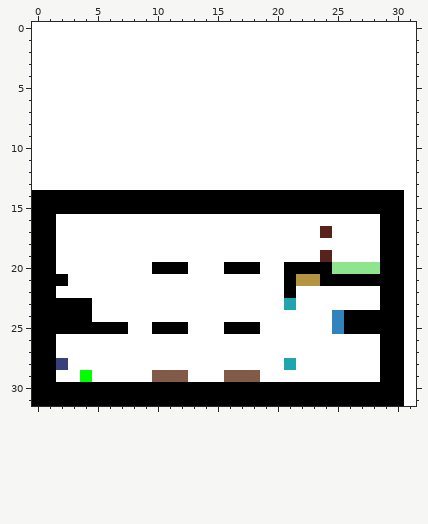
Pixel-art sprite, stored at Assets/Assets/LevelsImage/world_test_10.png. The picture above was drawn from the file before the commit.
The file is 32x32 pixels.
And afterwards:
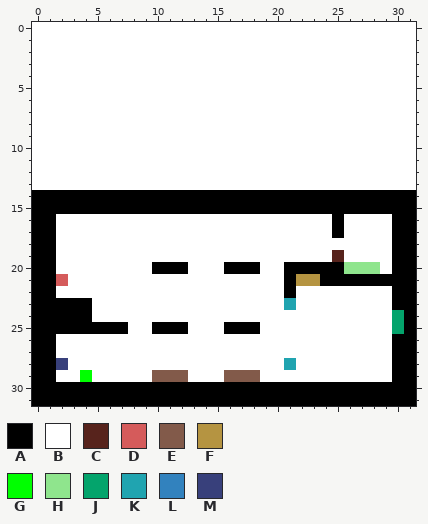
Palette (. is transparent): A #000000  B #ffffff  C #57231c  D #d55b5b  E #825a4a  F #b59441  G #00ff00  H #8fe58d  J #04a46c  K #20a4b0  L #3282be  M #38407b
The exact change:
y 14..15: x 31 B -> A
y 16: x 25 B -> A; x 29 A -> B; x 31 B -> A
y 17: x 24..25 CB -> BA; x 29 A -> B; x 31 B -> A
y 18: x 29 A -> B; x 31 B -> A
y 19: x 24..25 CB -> BC; x 29 A -> B; x 31 B -> A
y 20: x 25 H -> A; x 29 A -> B; x 31 B -> A
y 21: x 2 A -> D; x 31 B -> A
y 22..23: x 29 A -> B; x 31 B -> A
y 24..25: x 25..31 LAAAAAB -> BBBBBJA
y 26..29: x 29 A -> B; x 31 B -> A
y 30..31: x 31 B -> A
Changed places in both pictures, as pixel boxes (x1, y1, x2, y2):
changed: (320, 190, 416, 406)
changed: (56, 274, 68, 286)
